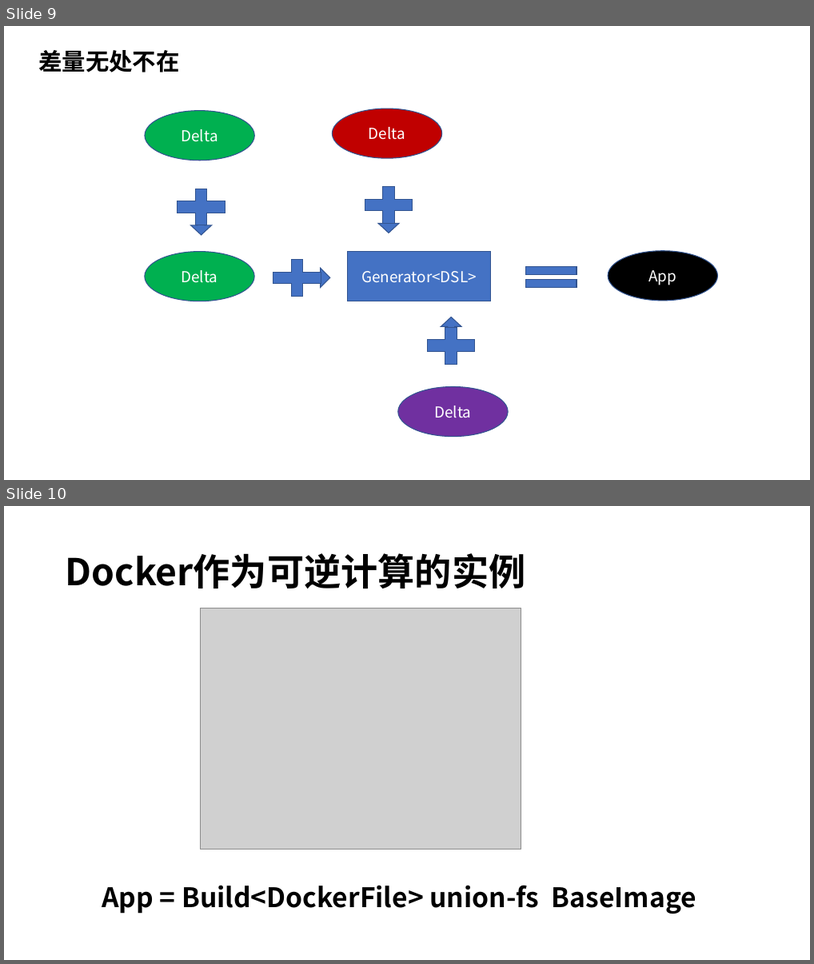
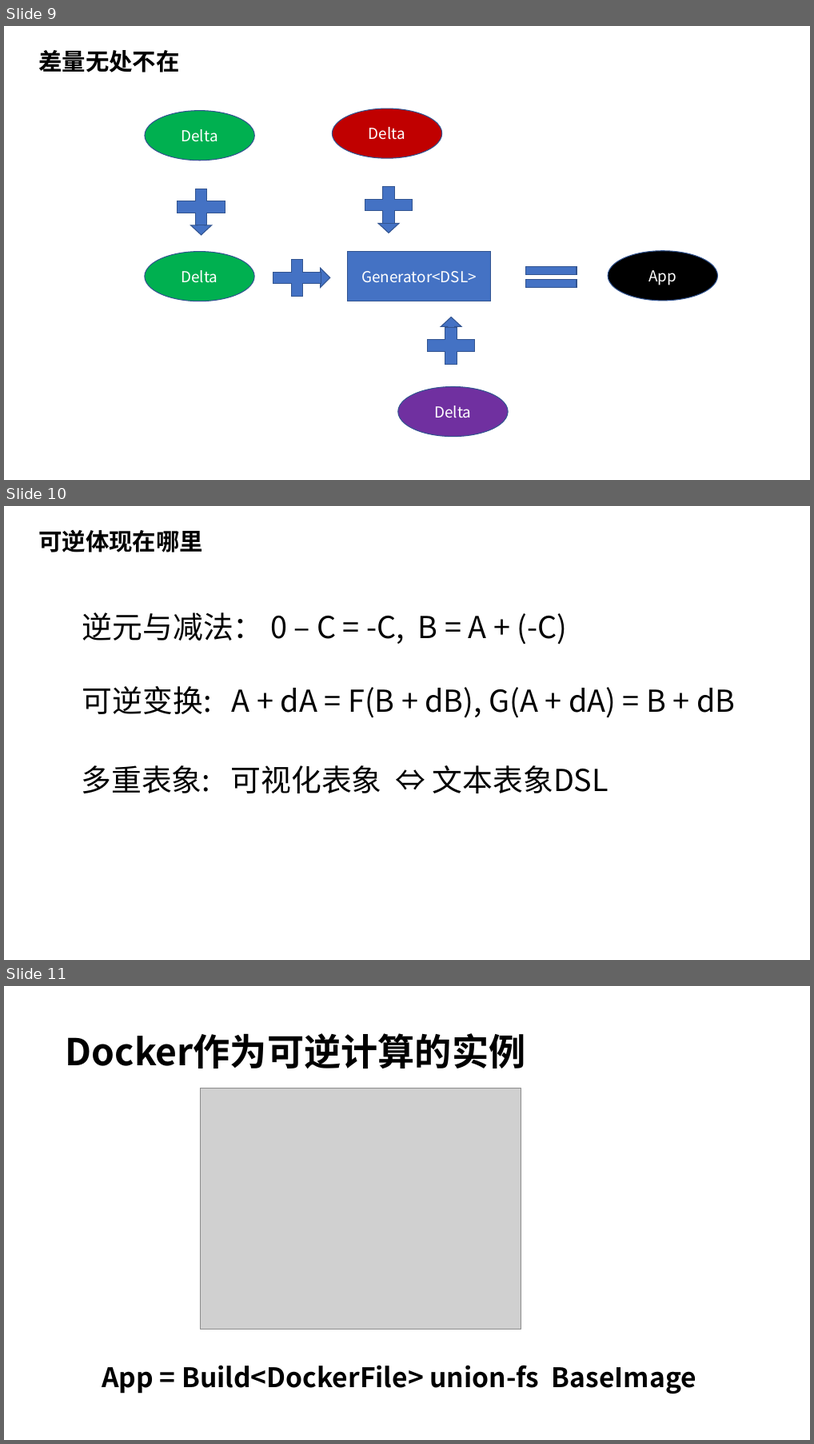
Before and after one commit to entropy-cloud/nop-entropy, a slide deck: docs/ppt/nop-platform.pptx. Shown one above the other, each under a label of ours: slides 9 and 10 before the commit, slides 9, 10 and 11 after it. The pictures are 814x964 and 814x1444 pixels, drawn with LibreOffice and Linux fonts; fonts in the diff are those of the drawing; grey boxes stand for pictures. Boxes give left, top, right and bottom in pixels: in the first picture for what was removed or moved away, otherwise in the second. Text is boxed around its words. In the diff, an @@ line names an element or a change of style, - is before the commit and + after.

Commit message:
修改ppt

```diff
--- a/docs/ppt/nop-platform.pptx
+++ b/docs/ppt/nop-platform.pptx
@@ slide 10 added at [4,506,810,960], background #FFFFFF @@
@@ text added at [38,530,203,552], 28 pt, text #000000, bold @@
+可逆体现在哪里
@@ text added at [82,612,568,644], 36 pt, text #000000 @@
+逆元与减法： 0 – C = -C, B = A + (-C)
@@ text added at [82,686,735,718], 36 pt, text #000000 @@
+可逆变换: A + dA = F(B + dB), G(A + dA) = B + dB
@@ text added at [82,765,609,793], 36 pt, text #000000 @@
+多重表象: 可视化表象 ⇔ 文本表象DSL
@@ what was slide 10 is now slide 11 @@
```
